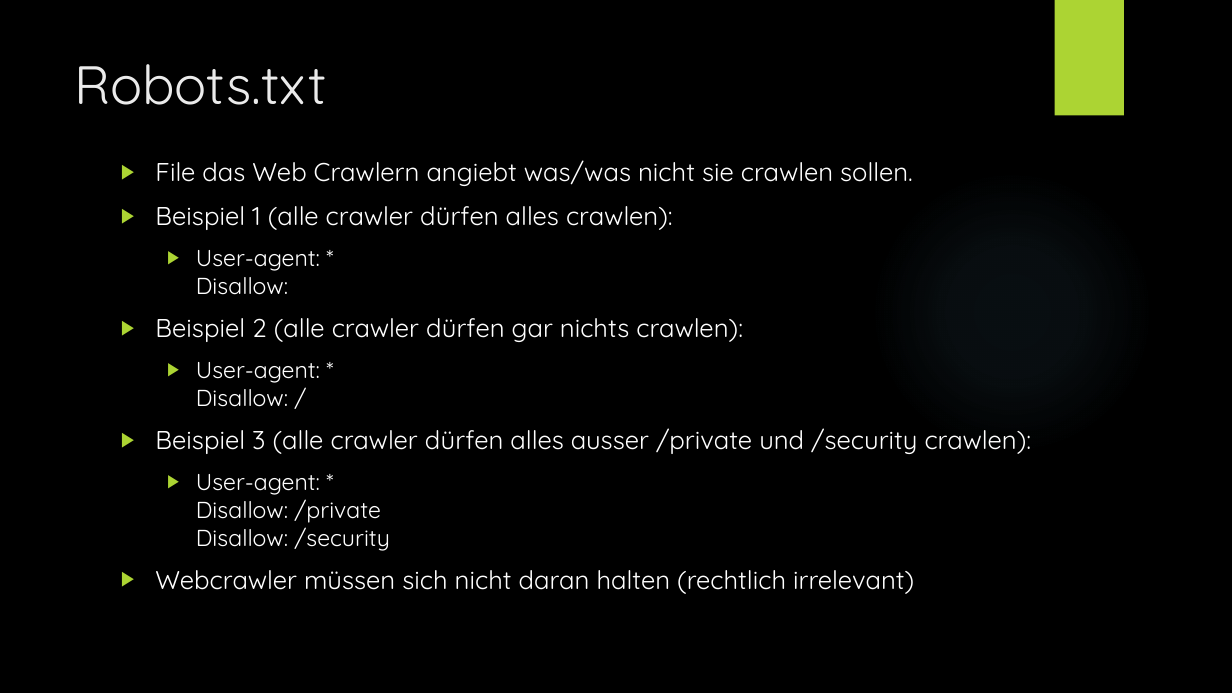
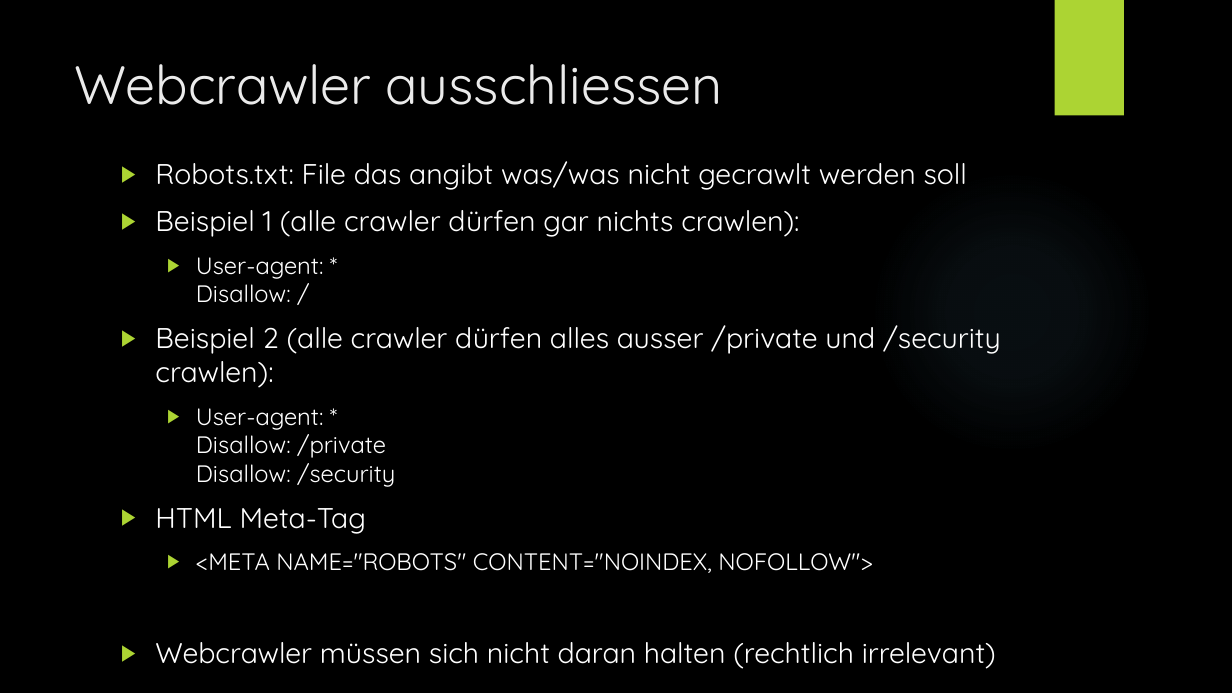
Before and after one commit to Tiim/Unibas-HS19-Internet-and-Secutity-project-webcrawler, a slide deck: slide 15 of Präsentation/Web Crawling.pptx (slide 14 before the commit). Drawn at 1232x693 pixels with LibreOffice and Linux fonts; fonts in the diff are those of the drawing; background and template pictures are left out. Boxes give left, top, right and bottom in pixels: in the first picture for what was removed or moved away, otherwise in the second. Text is boxed around its words. In the diff, an @@ line names an element or a change of style, - is before the commit and + after.

```diff
--- a/Präsentation/Web Crawling.pptx
+++ b/Präsentation/Web Crawling.pptx
@@ title at [75,64,723,105]: text changed @@
-Robots.txt
+Webcrawler ausschliessen
@@ text at [155,161,967,237]: text changed; size 20 to 22.2 pt @@
-▶ File das Web Crawlern angiebt was/was nicht sie crawlen sollen.
-▶ Beispiel 1 (alle crawler dürfen alles crawlen):
-  ▶ User-agent: *
-    Disallow:
-▶ Beispiel 2 (alle crawler dürfen gar nichts crawlen):
+▶ Robots.txt: File das angibt was/was nicht gecrawlt werden soll
+▶ Beispiel 1 (alle crawler dürfen gar nichts crawlen):
@@ text at [155,325,1001,388]: text changed; size 20 to 22.2 pt @@
-▶ Beispiel 3 (alle crawler dürfen alles ausser /private und /security crawlen):
+▶ Beispiel 2 (alle crawler dürfen alles ausser /private und /security crawlen):
@@ text at [155,408,996,669]: size 18 to 18.5 pt in "User-agent: * Disallow: /", "User-agent: * Disallow: /private Disallow: /security"; size 20 to 22.2 pt in "Webcrawler müssen sich nicht daran halten (rechtlich ..." @@
@@ text at [155,508,872,573]: paragraphs added @@
+▶ HTML Meta-Tag
+  ▶ <META NAME="ROBOTS" CONTENT="NOINDEX, NOFOLLOW">
```
Also in this commit, not shown: 7 other slides changed, 1 slide added, 6 other files.
